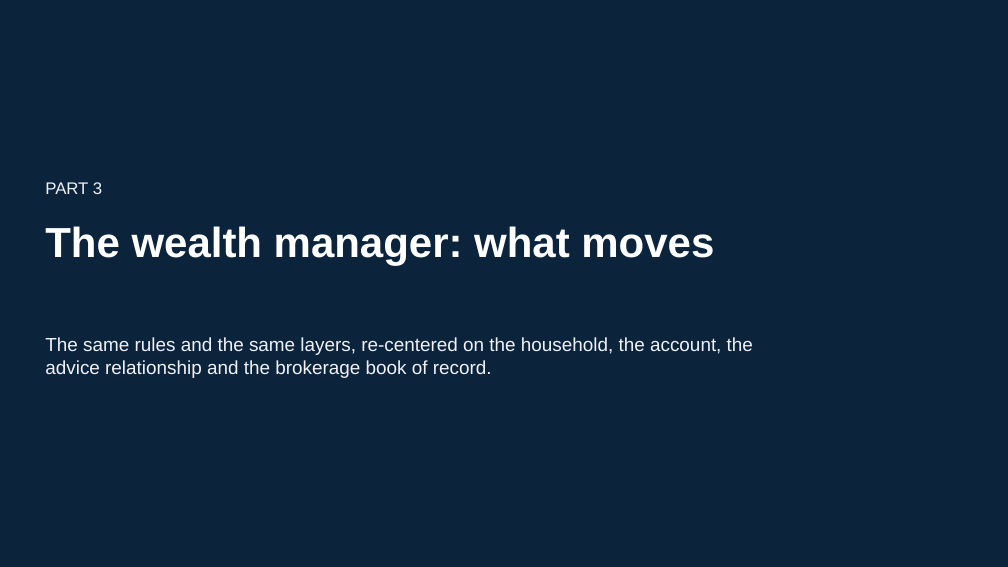
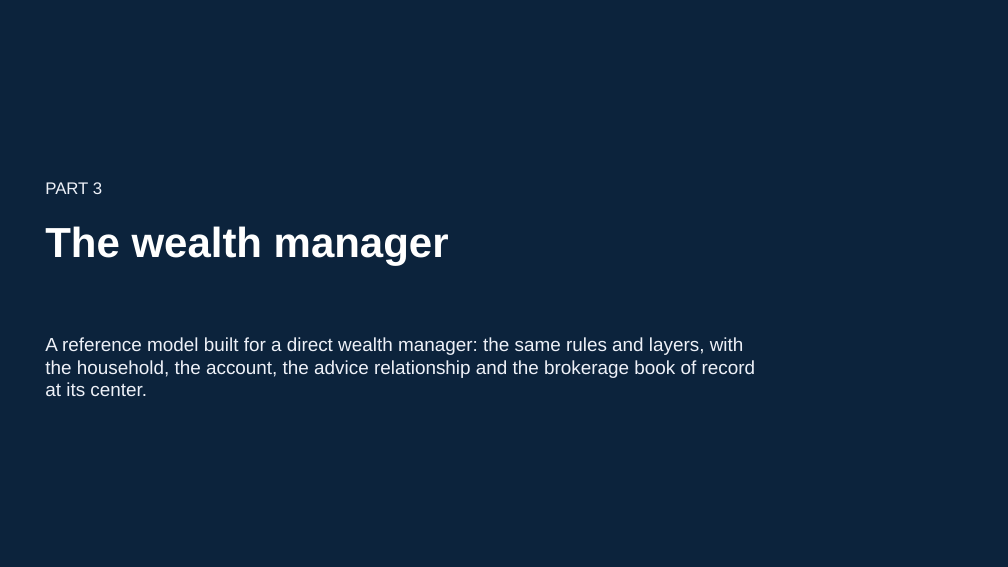
Before and after one commit to jlassetco/amt, a slide deck: slide 17 of wm/Wealth_Manager_Foundational_Talktrack.pptx. Drawn at 1008x567 pixels with LibreOffice and Linux fonts; fonts in the diff are those of the drawing. Boxes give left, top, right and bottom in pixels: in the first picture for what was removed or moved away, otherwise in the second. Text is boxed around its words. In the diff, an @@ line names an element or a change of style, - is before the commit and + after.

```diff
--- a/wm/Wealth_Manager_Foundational_Talktrack.pptx
+++ b/wm/Wealth_Manager_Foundational_Talktrack.pptx
@@ title at (45, 226, 449, 265): text changed @@
-The wealth manager: what moves
+The wealth manager
@@ text at (45, 337, 756, 396): text changed @@
-The same rules and the same layers, re-centered on the household, the account, the advice relationship and the brokerage book of record.
+A reference model built for a direct wealth manager: the same rules and layers, with the household, the account, the advice relationship and the brokerage book of record at its center.
```
Also in this commit, not shown: 4 other slides changed, 1 slide added, 1 slide removed.
